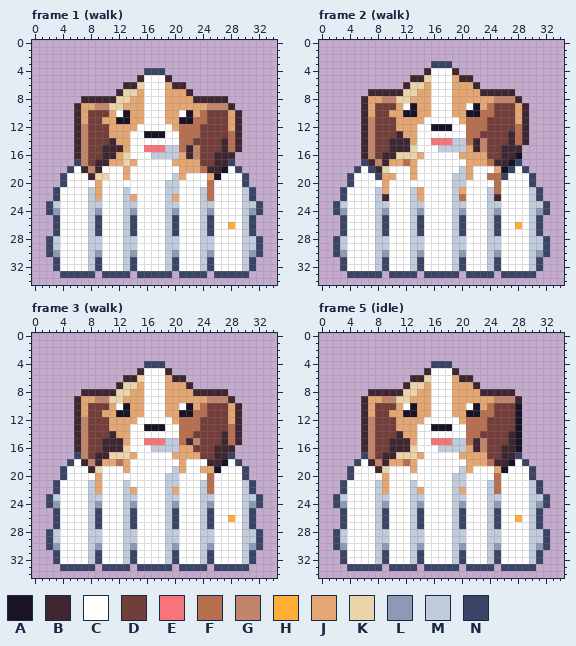
One commit to this pixel-art file: art/skins-animals/social-gate-dog@88.aseprite. The picture above was drawn from the file before the commit.
35x35 pixels, 12 frames. Shown: frame 1 (walk), frame 2 (walk), frame 3 (walk), frame 5 (idle). The commit also changed other frames, which this record leaves out.
Palette (. is transparent): A #181425  B #3e2731  C #ffffff  D #733e39  E #f6757a  F #b86f50  G #c28569  H #feae34  J #e4a672  K #ead4aa  L #8b9bb4  M #c0cbdc  N #3a4466
Pixels before, frame 1 (walk), first column x 2:
 4 ..............NNN..............
 5 .............BCCCB.............
 6 ...........BBKCCCJBB...........
 7 ..........BKKJCCCJJJB..........
 8 .....BBBBBKKJJCCCJJJJBBBBB.....
 9 ....BJJGGKKJJJCCCJJJJJJGGGB....
10 ....BJDDDJCAJJCCCJJCAJFDDDJB...
11 ....BJDDJJAAJJCCCJJAAFFDDDJB...
12 ....BGDDDJJJJCCCCCJFFFDDDDJB...
13 ....BGDDDJJJCCAAACCFFFDDDDFB...
14 ....BGDDDBJJCCCCCCCFFDDDDBFB...
15 ....BGDDBBBJCCEEEMMFBGDDDBFB...
16 ....BGDDBBJKCCCMMMMJBGDDBBB....
17 ....NGDBBJJKJCCCCCJJJJDDBBN....
18 ...NCBGBCCCJCCCCCCCJJJFBBACN...
19 ..NCCCBKKCCJCCCCCCMJCCCJACCCN..
20 ..NCCCCJCCCCCCCCCMMCCCCFCCCCN..
21 .NCCCCMJCCCMCCCCCMMCCCMFCCCCMN.
22 .NCCCCMJCCCMJCCCCMJCCCMFCCCCMN.
23 NMCCCCMMCCCMMCCCCMMCCCMMCCCCMMN
24 NLCCCCMLCCCMLCCCCMLCCCMLCCCCMLN
25 .NCCCCMNCCCMNCCCCMNCCCMNCCCCMN.
26 .NCCCCMNCCCMNCCCCMNCCCMNCCHCMN.
27 .NCCCCMNCCCMNCCCCMNCCCMNCCCCMN.
28 NMCCCCMMCCCMMCCCCMMCCCMMCCCCMMN
29 NMCCCCMMCCCMMCCCCMMCCCMMCCCCMMN
30 NLCCCCMLCCCMLCCCCMLCCCMLCCCCMLN
31 .NCCCCMNCCCMNCCCCMNCCCMNCCCCMN.
32 .NCCCCMNCCCMNCCCCMNCCCMNCCCCMN.
33 ..NNNNN.NNNN.NNNNN.NNNN.NNNNN..
Pixels before, frame 2 (walk), first column x 2:
 3 ..............NNN..............
 4 .............BCCCB.............
 5 ...........BBKCCCJBB...........
 6 ..........BKKJCCCJJJB..........
 7 .....BBBBBKKJJCCCJJJJBBBBB.....
 8 ....BJJGGKKJJJCCCJJJJJJGGGB....
 9 ....BJDDDJCAJJCCCJJCAJFDDDJB...
10 ....BJDDJJAAJJCCCJJAAFFDDDJB...
11 ....BGDDDJJJJCCCCCJFFFDDDDJB...
12 ....BGDDDJJJCCAAACCFFFDDDDFB...
13 ....BGDDDBJJCCCCCCCFFDDDDBFB...
14 ....BGDDBBBJCCEEEMMFBGDDDBFB...
15 ....BGDDBBBKCCCMMMMJBGDDBBB....
16 ....BGDBBKKKJCCCCCJJJJDDBBA....
17 ....NBGBJJFJCCCCCCCJJJFBBAN....
18 ...NCNBKCCCJCCCCCCMJCCCJANCN...
19 ..NCCCNJJCCJCCCCCMMJCCFFNCCCN..
20 ..NCCCCJCCCCCCCCCMMCCCCFCCCCN..
21 .NCCCCMJCCCMJCCCCMJCCCMFCCCCMN.
22 .NCCCCMBCCCMJCCCCMFCCCMBCCCCMN.
23 NMCCCCMMCCCMMCCCCMMCCCMMCCCCMMN
24 NLCCCCMLCCCMLCCCCMLCCCMLCCCCMLN
25 .NCCCCMNCCCMNCCCCMNCCCMNCCCCMN.
26 .NCCCCMNCCCMNCCCCMNCCCMNCCHCMN.
27 .NCCCCMNCCCMNCCCCMNCCCMNCCCCMN.
28 NMCCCCMMCCCMMCCCCMMCCCMMCCCCMMN
29 NMCCCCMMCCCMMCCCCMMCCCMMCCCCMMN
30 NLCCCCMLCCCMLCCCCMLCCCMLCCCCMLN
31 .NCCCCMNCCCMNCCCCMNCCCMNCCCCMN.
32 .NCCCCMNCCCMNCCCCMNCCCMNCCCCMN.
33 ..NNNNN.NNNN.NNNNN.NNNN.NNNNN..
Pixels before, frame 3 (walk), first column x 2:
 4 ..............NNN..............
 5 .............BCCCB.............
 6 ...........BBKCCCJBB...........
 7 ..........BKKJCCCJJJB..........
 8 .....BBBBBKKJJCCCJJJJBBBBB.....
 9 ....BJJGGKKJJJCCCJJJJJJGGGB....
10 ....BJDDDJCAJJCCCJJCAJFDDDJB...
11 ....BJDDJJAAJJCCCJJAAFFDDDJB...
12 ....BGDDDJJJJCCCCCJFFFDDDDJB...
13 ....BGDDDJJJCCAAACCFFFDDDDFB...
14 ....BGDDDBJJCCCCCCCFFDDDDBFB...
15 ....BGDDBBBJCCEEEMMFBGDDDBFB...
16 ....BGDDBBBKCCCMMMMJJDDDBBB....
17 ....NGDBBKKKJCCCCCJJJJDDBBN....
18 ...NCBGBJJFJCCCCCCCJCCCBBACN...
19 ..NCCCBKCCCJCCCCCCMJCCJJACCCN..
20 ..NCCCCJCCCCCCCCCMMCCCCFCCCCN..
21 .NCCCCMJCCCMCCCCCMMCCCMFCCCCMN.
22 .NCCCCMJCCCMJCCCCMJCCCMFCCCCMN.
23 NMCCCCMMCCCMMCCCCMMCCCMMCCCCMMN
24 NLCCCCMLCCCMLCCCCMLCCCMLCCCCMLN
25 .NCCCCMNCCCMNCCCCMNCCCMNCCCCMN.
26 .NCCCCMNCCCMNCCCCMNCCCMNCCHCMN.
27 .NCCCCMNCCCMNCCCCMNCCCMNCCCCMN.
28 NMCCCCMMCCCMMCCCCMMCCCMMCCCCMMN
29 NMCCCCMMCCCMMCCCCMMCCCMMCCCCMMN
30 NLCCCCMLCCCMLCCCCMLCCCMLCCCCMLN
31 .NCCCCMNCCCMNCCCCMNCCCMNCCCCMN.
32 .NCCCCMNCCCMNCCCCMNCCCMNCCCCMN.
33 ..NNNNN.NNNN.NNNNN.NNNN.NNNNN..
Pixels before, frame 5 (idle), first column x 2:
 4 ..............NNN..............
 5 .............BCCCB.............
 6 ...........BBKCCCJBB...........
 7 ..........BKKJCCCJJJB..........
 8 .....BBBBBKKJJCCCJJJJBBBBB.....
 9 ....BJJGGKKJJJCCCJJJJJJGGGB....
10 ....BJDDDJCAJJCCCJJCAJFDDDA....
11 ....BJDDJJAAJJCCCJJAAFFDDDA....
12 ....BGDDDJJJJCCCCCJFFFDDDDA....
13 ....BGDDDJJJCCAAACCFFFDDDDA....
14 ....BGDDDBJJCCCCCCCFFDDDDBA....
15 ....BGDDBBBJCCEEEMMFBGDDDBA....
16 ....BGDDBBBKCCCMMMMJBGDDBBA....
17 ....NGDBBKKKJCCCCCJJJJDDBBN....
18 ...NCBGBJJFJCCCCCCCJJJFBBACN...
19 ..NCCCBKCCCJCCCCCCMJCCCJACCCN..
20 ..NCCCCJCCCCCCCCCMMCCCCFCCCCN..
21 .NCCCCMJCCCMCCCCCMMCCCMFCCCCMN.
22 .NCCCCMJCCCMJCCCCMJCCCMFCCCCMN.
23 NMCCCCMMCCCMMCCCCMMCCCMMCCCCMMN
24 NLCCCCMLCCCMLCCCCMLCCCMLCCCCMLN
25 .NCCCCMNCCCMNCCCCMNCCCMNCCCCMN.
26 .NCCCCMNCCCMNCCCCMNCCCMNCCHCMN.
27 .NCCCCMNCCCMNCCCCMNCCCMNCCCCMN.
28 NMCCCCMMCCCMMCCCCMMCCCMMCCCCMMN
29 NMCCCCMMCCCMMCCCCMMCCCMMCCCCMMN
30 NLCCCCMLCCCMLCCCCMLCCCMLCCCCMLN
31 .NCCCCMNCCCMNCCCCMNCCCMNCCCCMN.
32 .NCCCCMNCCCMNCCCCMNCCCMNCCCCMN.
33 ..NNNNN.NNNN.NNNNN.NNNN.NNNNN..
And afterwards:
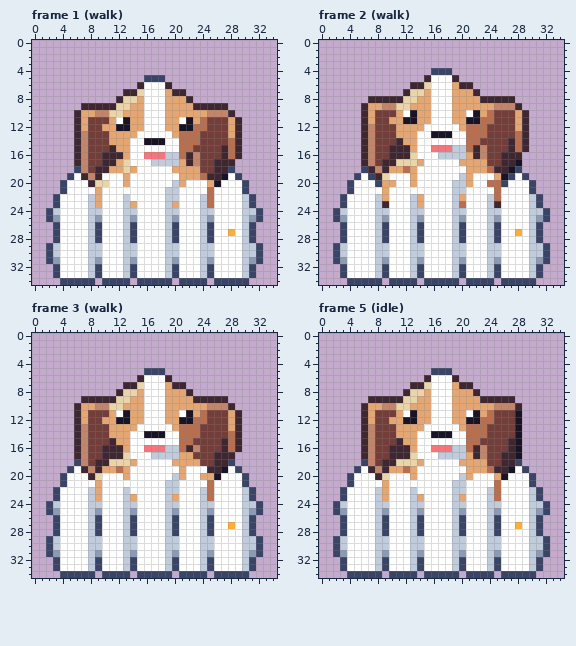
Edits made:
Changed rows in their new state; - is an unchanged pixel.
Frame 1 (walk):
first column x 2:
 4 --------------...--------------
 5 -------------.NNN.-------------
 6 -----------..B---B..-----------
 7 ----------.BBK----BB.----------
 8 -----.....B-K-------B.....-----
 9 ----.BBBBB-K---------BBBBB.----
10 ------JGGKKJ-------JJ-JGGGB.---
11 --------D-C--------C-J---------
12 -----J--J-AA-J---J-AA-F--------
13 ------------J-CCC-J-------J----
14 ---------J----AAA----F---D-----
15 --------D-J---CCCCC-FD---------
16 ----------BJ--EEE--F----D-FB---
17 ----B--D-B--C--MMMM-BG----B----
18 ---.NGD-BJJKJ-----J---DD-BN.---
19 --.N-BGBC---------C-JJFBBA-N.--
20 ------BKK--J-----C-J---JA------
21 -.N---C----C----------C-----N.-
22 ------------C-----M------------
23 .N-----J----J-----J----F-----N.
24 -M-----M----M-----M----M-----M-
25 NL-----L----L-----L----L-----LN
26 --------------------------C----
27 --------------------------H----
28 .N-----N----N-----N----N-----N.
30 -M-----M----M-----M----M-----M-
31 NL-----L----L-----L----L-----LN
33 -NCCCCMNCCCMNCCCCMNCCCMNCCCCMN-
34 --NNNNN-NNNN-NNNNN-NNNN-NNNNN--
Frame 2 (walk):
first column x 2:
 3 --------------...--------------
 4 -------------.NNN.-------------
 5 -----------..B---B..-----------
 6 ----------.BBK----BB.----------
 7 -----.....B-K-------B.....-----
 8 ----.BBBBB-K---------BBBBB.----
 9 ------JGGKKJ-------JJ-JGGGB.---
10 --------D-C--------C-J---------
11 -----J--J-AA-J---J-AA-F--------
12 ------------J-CCC-J-------J----
13 ---------J----AAA----F---D-----
14 --------D-J---CCCCC-FD---------
15 -----------J--EEE--F----D-FB---
16 -------D-BB-C--MMMM-BG----B----
17 ----BGD-BKKKJ-----J---DD-BA----
18 ---.NBGBJJF-------C-JJFBBAN.---
19 --.N-NBKC--------C----CJAN-N.--
20 ------N-J--J-------J--F-N------
21 -.N---C----CC-----M---C-----N.-
22 -------J----------J----F-------
23 .N-----B----J-----F----B-----N.
24 -M-----M----M-----M----M-----M-
25 NL-----L----L-----L----L-----LN
26 --------------------------C----
27 --------------------------H----
28 .N-----N----N-----N----N-----N.
30 -M-----M----M-----M----M-----M-
31 NL-----L----L-----L----L-----LN
33 -NCCCCMNCCCMNCCCCMNCCCMNCCCCMN-
34 --NNNNN-NNNN-NNNNN-NNNN-NNNNN--
Frame 3 (walk):
first column x 2:
 4 --------------...--------------
 5 -------------.NNN.-------------
 6 -----------..B---B..-----------
 7 ----------.BBK----BB.----------
 8 -----.....B-K-------B.....-----
 9 ----.BBBBB-K---------BBBBB.----
10 ------JGGKKJ-------JJ-JGGGB.---
11 --------D-C--------C-J---------
12 -----J--J-AA-J---J-AA-F--------
13 ------------J-CCC-J-------J----
14 ---------J----AAA----F---D-----
15 --------D-J---CCCCC-FD---------
16 -----------J--EEE--FBG--D-FB---
17 ----B--D-BB-C--MMMM--D----B----
18 ---.NGD-BKKKJ-----J-JJDD-BN.---
19 --.N-BGBJJF-------C---CBBA-N.--
20 ------BK---J-----C-J--JJA------
21 -.N---C----C----------C-----N.-
22 ------------C-----M------------
23 .N-----J----J-----J----F-----N.
24 -M-----M----M-----M----M-----M-
25 NL-----L----L-----L----L-----LN
26 --------------------------C----
27 --------------------------H----
28 .N-----N----N-----N----N-----N.
30 -M-----M----M-----M----M-----M-
31 NL-----L----L-----L----L-----LN
33 -NCCCCMNCCCMNCCCCMNCCCMNCCCCMN-
34 --NNNNN-NNNN-NNNNN-NNNN-NNNNN--
Frame 5 (idle):
first column x 2:
 4 --------------...--------------
 5 -------------.NNN.-------------
 6 -----------..B---B..-----------
 7 ----------.BBK----BB.----------
 8 -----.....B-K-------B.....-----
 9 ----.BBBBB-K---------BBBBB.----
10 ------JGGKKJ-------JJ-JGGGB----
11 --------D-C--------C-J---------
12 -----J--J-AA-J---J-AA-F--------
13 ------------J-CCC-J------------
14 ---------J----AAA----F---D-----
15 --------D-J---CCCCC-FD---------
16 -----------J--EEE--F----D------
17 ----B--D-BB-C--MMMM-BG----A----
18 ---.NGD-BKKKJ-----J---DD-BN.---
19 --.N-BGBJJF-------C-JJFBBA-N.--
20 ------BK---J-----C-J---JA------
21 -.N---C----C----------C-----N.-
22 ------------C-----M------------
23 .N-----J----J-----J----F-----N.
24 -M-----M----M-----M----M-----M-
25 NL-----L----L-----L----L-----LN
26 --------------------------C----
27 --------------------------H----
28 .N-----N----N-----N----N-----N.
30 -M-----M----M-----M----M-----M-
31 NL-----L----L-----L----L-----LN
33 -NCCCCMNCCCMNCCCCMNCCCMNCCCCMN-
34 --NNNNN-NNNN-NNNNN-NNNN-NNNNN--
Boxes around the changes in both pictures, in picture pixels (x1, y1, x2, y2):
changed: (46, 68, 263, 285)
changed: (333, 61, 550, 285)
changed: (46, 361, 263, 578)
changed: (333, 361, 550, 578)
